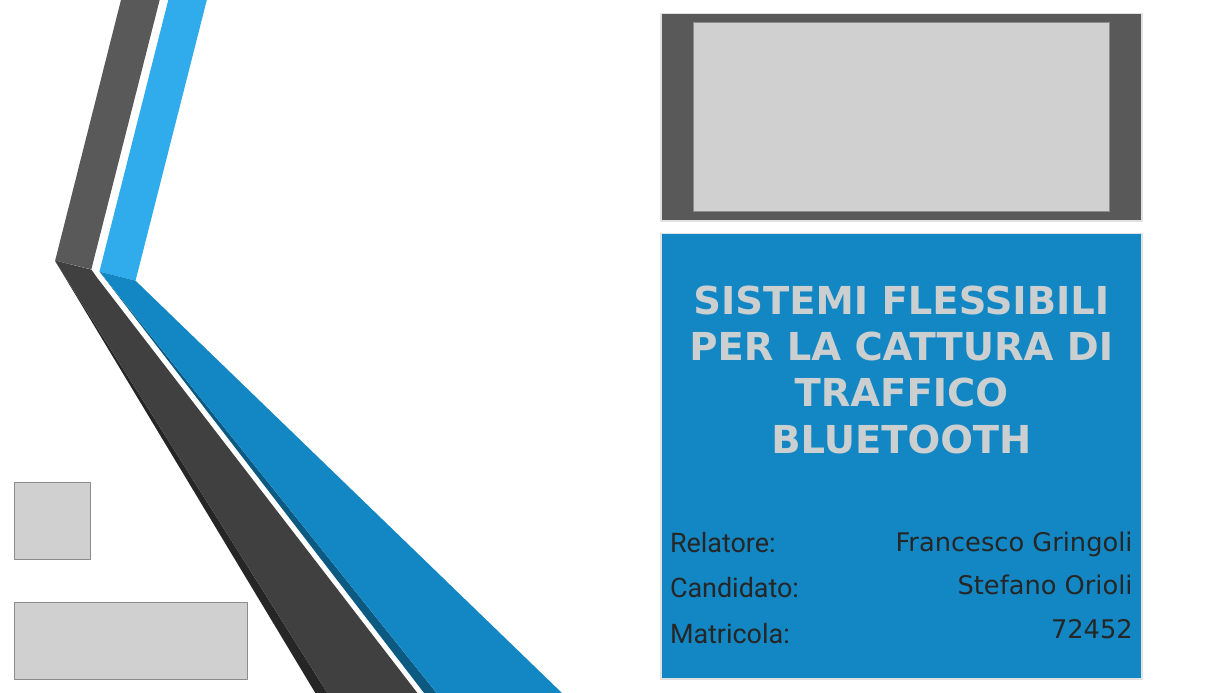
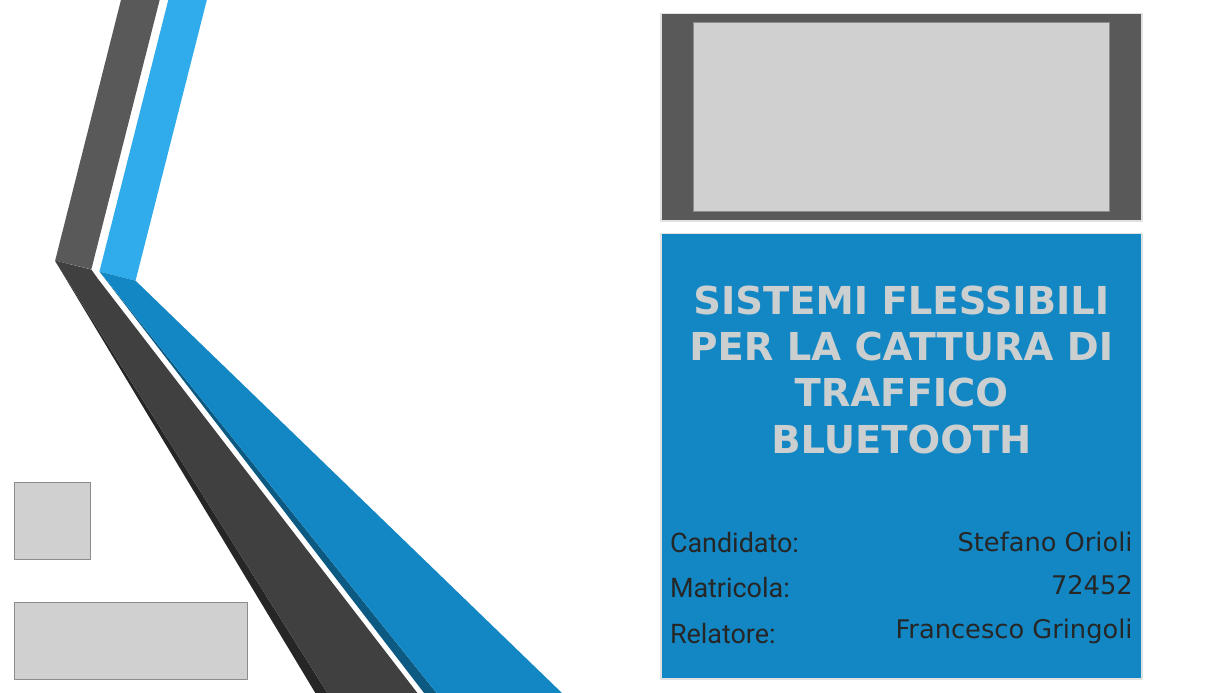
Before and after one commit to Slv3r/tesi-laurea, a slide deck: slide 1 of Presentazione/Presentazione Tesi.pptx. Drawn at 1232x693 pixels with LibreOffice and Linux fonts; fonts in the diff are those of the drawing; grey boxes stand for pictures; background and template pictures are left out. Boxes give left, top, right and bottom in pixels: in the first picture for what was removed or moved away, otherwise in the second. Text is boxed around its words. In the diff, an @@ line names an element or a change of style, - is before the commit and + after.

```diff
--- a/Presentazione/Presentazione Tesi.pptx
+++ b/Presentazione/Presentazione Tesi.pptx
@@ text at [670,532,776,552]: paragraph removed @@
-Relatore:
@@ subtitle at [896,531,1132,556]: paragraph removed @@
-Francesco Gringoli
@@ text at [670,623,776,643]: paragraph added @@
+Relatore:
@@ subtitle at [896,618,1132,644]: paragraph added @@
+Francesco Gringoli
```
Also in this commit, not shown: 11 other slides changed, 1 slide added, 4 other files.
